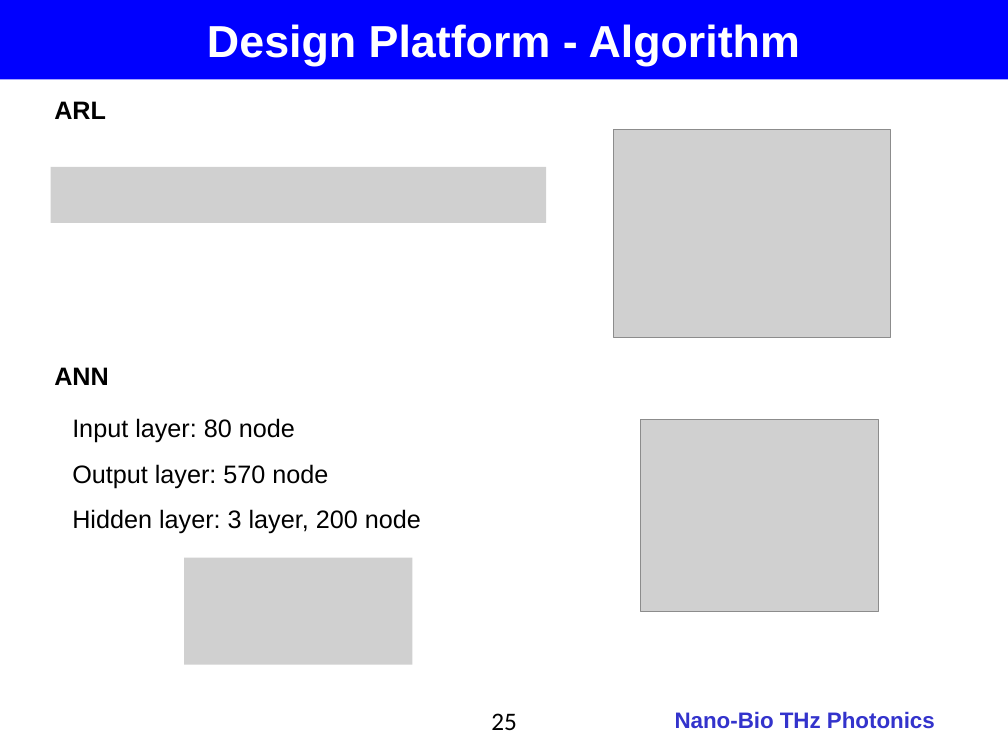
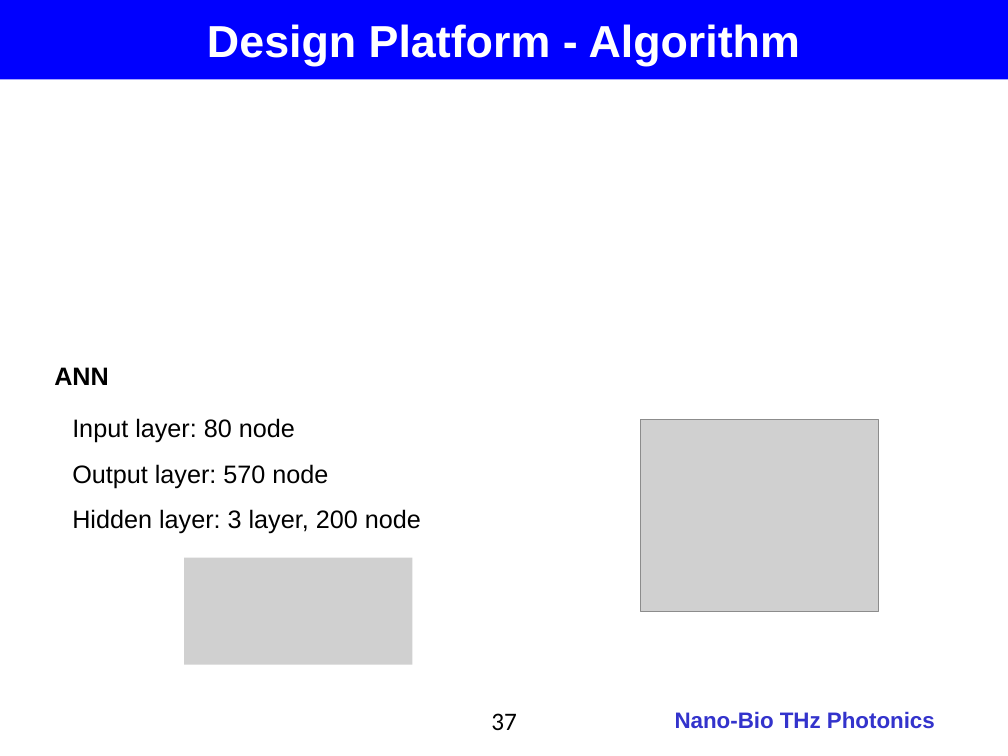
Before and after one commit to jglee96/NBTP_Lab, a slide deck: slide 37 of 개인/석사학위논문/Thesis_Presentation_v2.pptx (slide 25 before the commit). Drawn at 1008x756 pixels with LibreOffice and Linux fonts; fonts in the diff are those of the drawing; grey boxes stand for pictures; background and template pictures are left out. Boxes give left, top, right and bottom in pixels: in the first picture for what was removed or moved away, otherwise in the second. Text is boxed around its words. In the diff, an @@ line names an element or a change of style, - is before the commit and + after.

```diff
--- a/개인/석사학위논문/Thesis_Presentation_v2.pptx
+++ b/개인/석사학위논문/Thesis_Presentation_v2.pptx
@@ text removed at (54, 101, 106, 119) @@
-ARL
@@ picture removed at (614, 130, 890, 338) @@
@@ picture removed at (50, 167, 546, 224) @@
@@ page number at (491, 713, 517, 730): text changed @@
-25
+37
```
Also in this commit, not shown: 14 other slides changed, 2 slides added, 1 slide removed, 5 other files.
